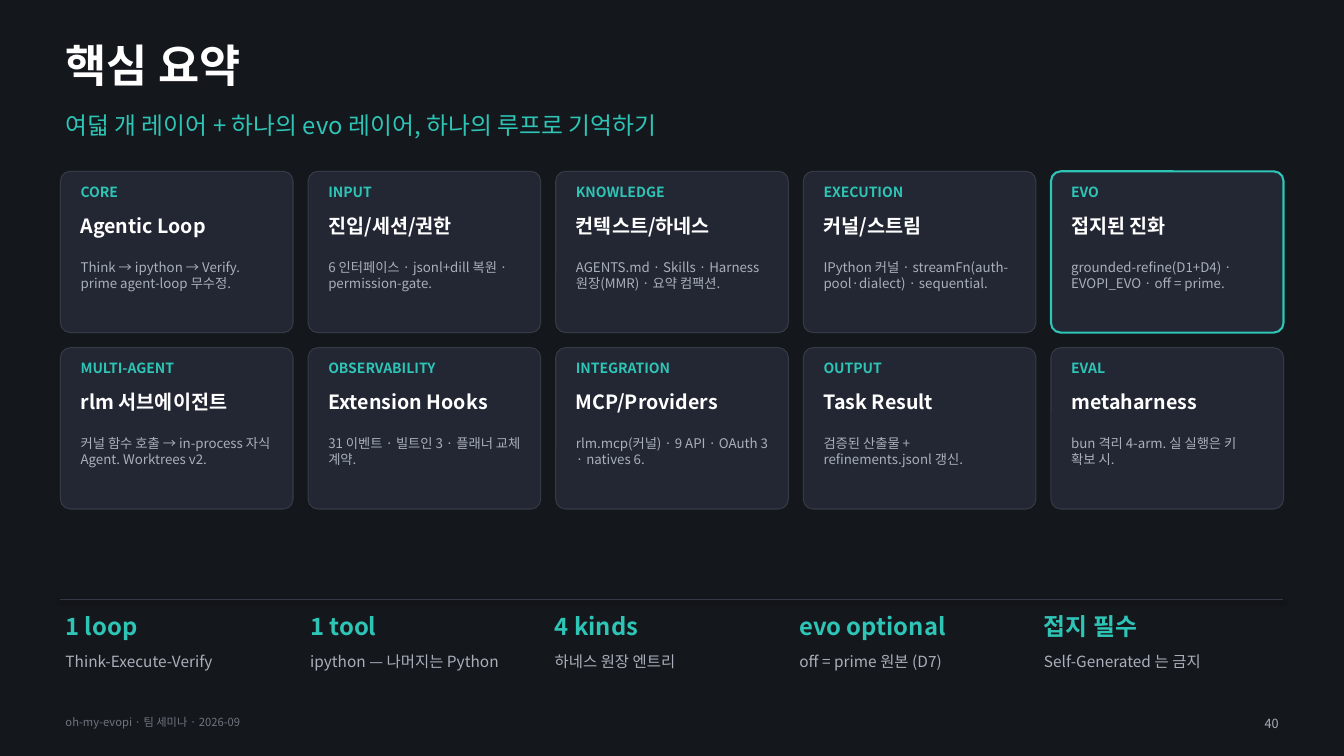
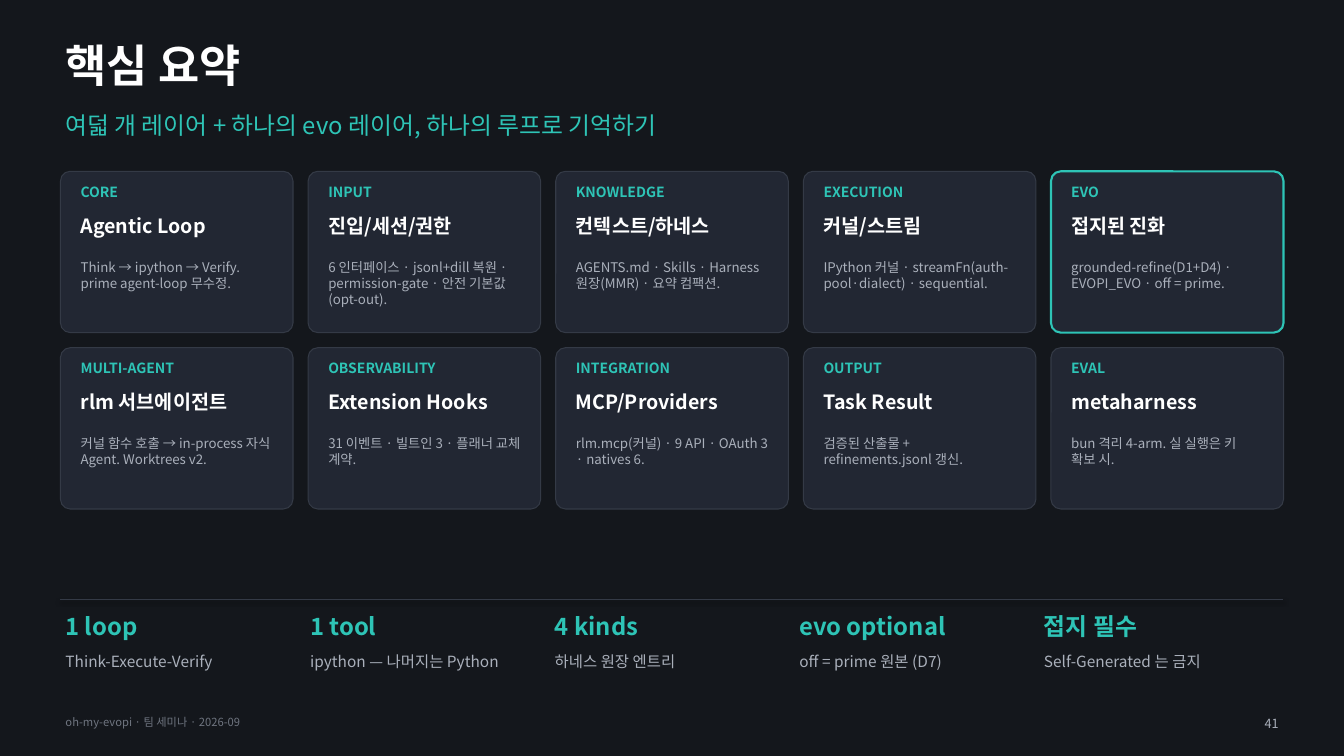
Before and after one commit to sunwoo95/oh-my-evopi, a slide deck: slide 41 of docs/seminar/evopi-architecture.pptx (slide 40 before the commit). Drawn at 1344x756 pixels with LibreOffice and Linux fonts; fonts in the diff are those of the drawing. Boxes give left, top, right and bottom in pixels: in the first picture for what was removed or moved away, otherwise in the second. Text is boxed around its words. In the diff, an @@ line names an element or a change of style, - is before the commit and + after.

```diff
--- a/docs/seminar/evopi-architecture.pptx
+++ b/docs/seminar/evopi-architecture.pptx
@@ text at [328, 261, 506, 307]: text changed @@
-6 인터페이스 · jsonl+dill 복원 · permission-gate.
+6 인터페이스 · jsonl+dill 복원 · permission-gate · 안전 기본값(opt-out).
@@ text at [1265, 719, 1279, 728]: text changed @@
-40
+41
```
Also in this commit, not shown: 17 other slides changed, 1 slide added, 5 other files.
